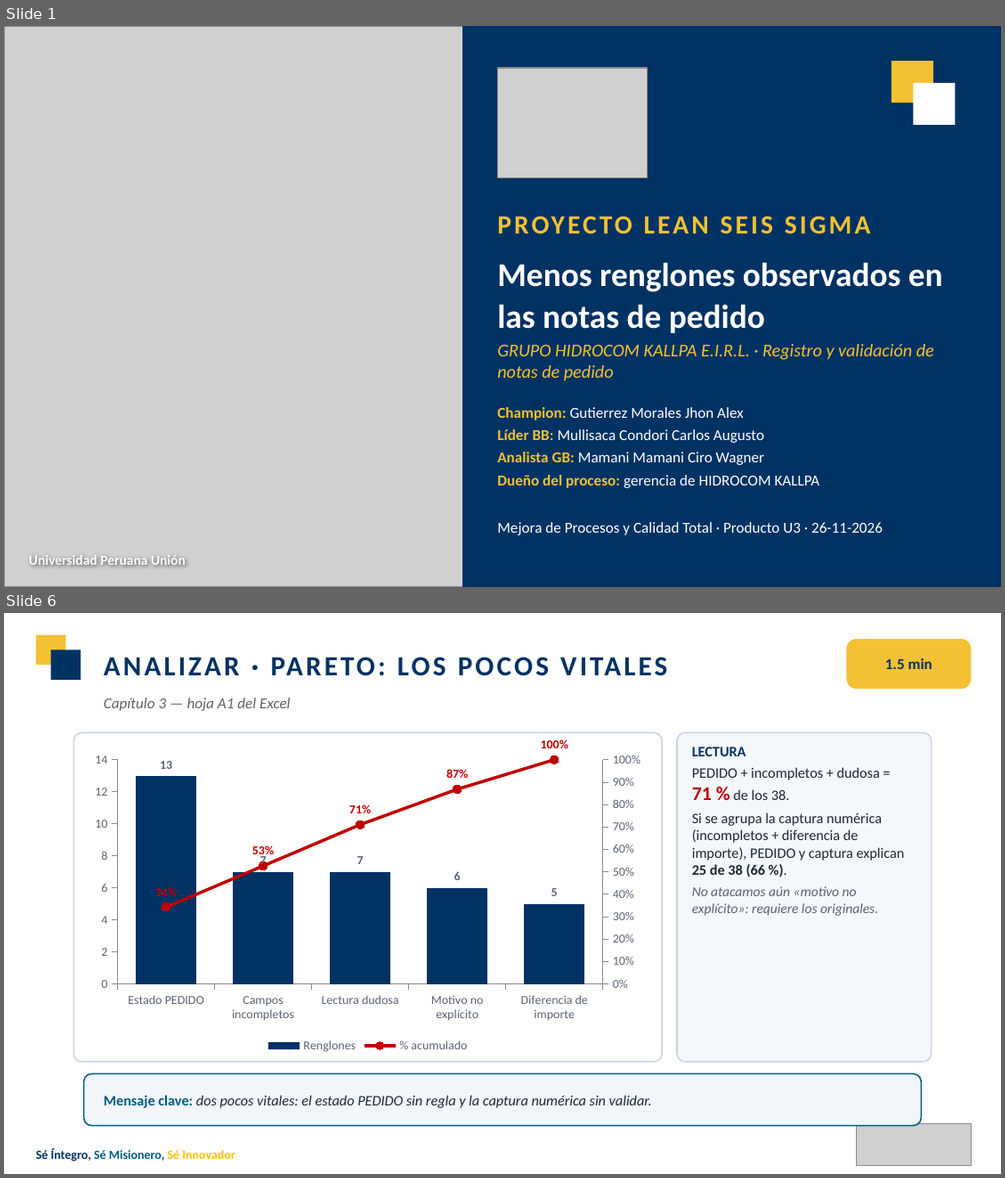
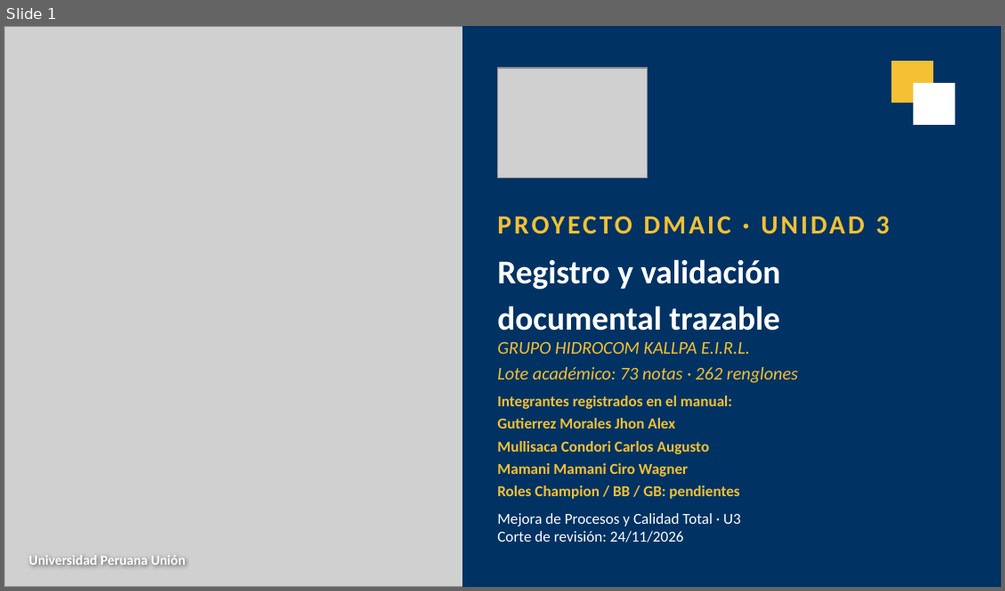
Before and after one commit to Nunclear/hidrocom-mejora-procesos-u3, a slide deck: 04_Producto_Final/U3_Presentacion_HIDROCOM.pptx. Shown one above the other, each under a label of ours: slides 1 and 6 before the commit, slide 1 after it; the slides between them are not shown. The pictures are 1005x1178 and 1005x591 pixels, drawn with LibreOffice and Linux fonts; fonts in the diff are those of the drawing; grey boxes stand for pictures. Boxes give left, top, right and bottom in pixels: in the first picture for what was removed or moved away, otherwise in the second. Text is boxed around its words. In the diff, an @@ line names an element or a change of style, - is before the commit and + after.

Commit message:
Integrar tres paquetes U3 completos, dashboard y validación reproducible

```diff
--- a/04_Producto_Final/U3_Presentacion_HIDROCOM.pptx
+++ b/04_Producto_Final/U3_Presentacion_HIDROCOM.pptx
@@ slide 6 removed at bbox=[4, 613, 1001, 1174], background #FFFFFF @@
@@ rectangle removed at bbox=[36, 635, 65, 665] @@
@@ text removed at bbox=[104, 637, 841, 691] @@
-ANALIZAR · PARETO: LOS POCOS VITALES
@@ rounded rectangle removed at bbox=[846, 639, 971, 689] @@
@@ rectangle removed at bbox=[51, 649, 81, 680] @@
@@ text removed at bbox=[885, 658, 932, 669] @@
-1.5 min
@@ text removed at bbox=[104, 698, 291, 711] @@
-Capítulo 3 — hoja A1 del Excel
@@ rounded rectangle removed at bbox=[73, 732, 662, 1062] @@
@@ column chart removed at bbox=[84, 738, 652, 1056] @@
-categories: Estado PEDIDO, Campos incompletos, Lectura dudosa, Motivo no explícito, Diferencia de importe
-Renglones: 13, 7, 7, 6, 5
-% acumulado: 0.34, 0.53, 0.71, 0.87, 1
@@ rounded rectangle removed at bbox=[677, 732, 931, 1062] @@
@@ text removed at bbox=[692, 747, 905, 916] @@
-LECTURA
-PEDIDO + incompletos + dudosa = 71 % de los 38.
-Si se agrupa la captura numérica (incompletos + diferencia de importe), PEDIDO y captura explican 25 de 38 (66 %).
-No atacamos aún «motivo no explícito»: requiere los originales.
@@ rounded rectangle removed at bbox=[84, 1073, 921, 1126] @@
@@ text removed at bbox=[104, 1094, 652, 1108] @@
-Mensaje clave: dos pocos vitales: el estado PEDIDO sin regla y la captura numérica sin validar.
@@ picture removed at bbox=[857, 1123, 971, 1165] @@
@@ text removed at bbox=[36, 1148, 235, 1161] @@
-Sé Íntegro, Sé Misionero, Sé Innovador
@@ slide 1 changed as well @@
@@ text at bbox=[876, 216, 890, 234]: text changed @@
-PROYECTO LEAN SEIS SIGMA
+PROYECTO DMAIC · UNIDAD 3
@@ text at bbox=[497, 259, 780, 330]: text changed @@
-Menos renglones observados en las notas de pedido
+Registro y validación
+documental trazable
@@ text at bbox=[497, 342, 798, 383]: text changed @@
-GRUPO HIDROCOM KALLPA E.I.R.L. · Registro y validación de notas de pedido
+GRUPO HIDROCOM KALLPA E.I.R.L.
+Lote académico: 73 notas · 262 renglones
@@ text at bbox=[497, 395, 739, 499]: text changed; text colour #FFFFFF to #F3C133; bold on @@
-Champion: Gutierrez Morales Jhon Alex
-Líder BB: Mullisaca Condori Carlos Augusto
-Analista GB: Mamani Mamani Ciro Wagner
-Dueño del proceso: gerencia de HIDROCOM KALLPA
+Integrantes registrados en el manual:
+Gutierrez Morales Jhon Alex
+Mullisaca Condori Carlos Augusto
+Mamani Mamani Ciro Wagner
+Roles Champion / BB / GB: pendientes
@@ text at bbox=[497, 513, 741, 542]: text changed @@
-Mejora de Procesos y Calidad Total · Producto U3 · 26-11-2026
+Mejora de Procesos y Calidad Total · U3
+Corte de revisión: 24/11/2026
```
Also in this commit, not shown: 12 slides added, 11 other slides removed, 46 other files.
